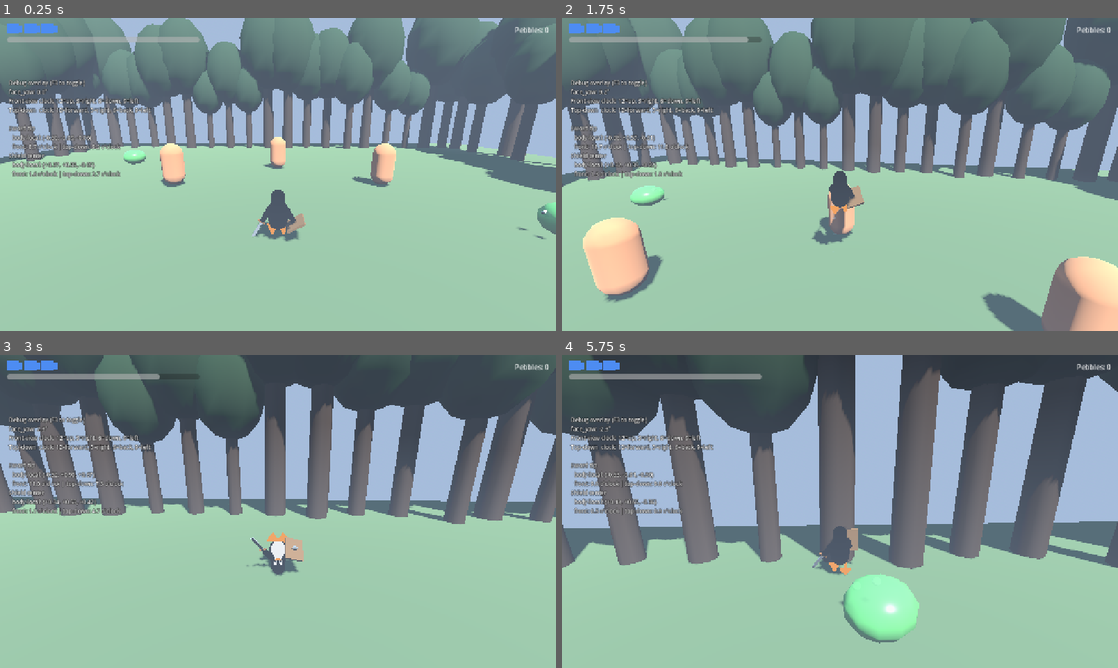
Above: before the commit, frames 1-4 (two rows, left to right).
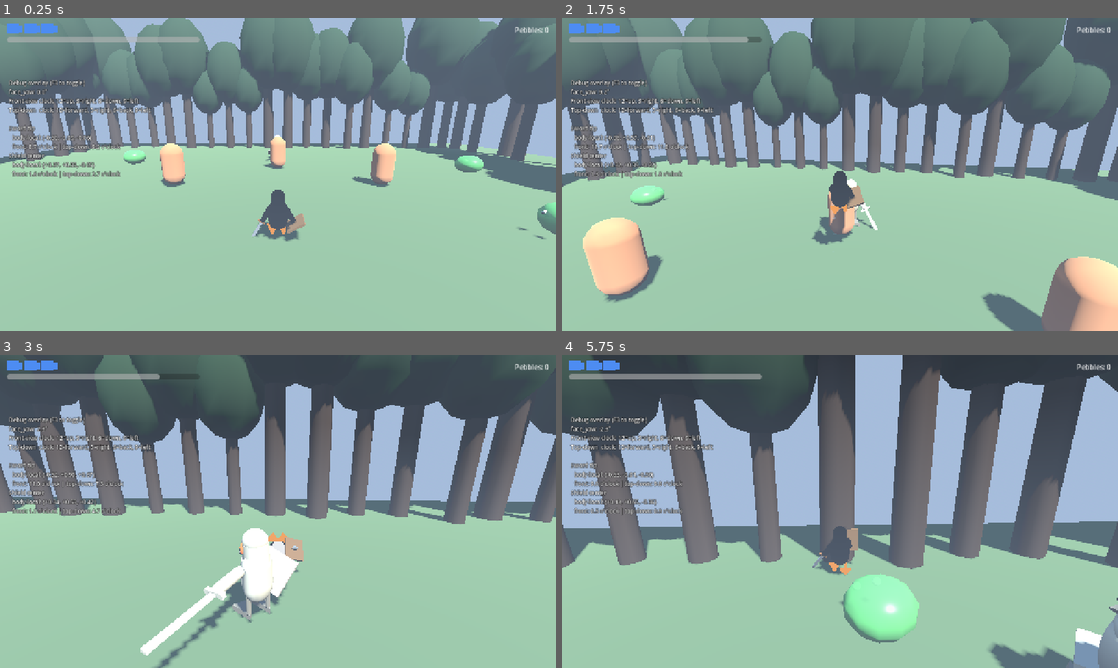
Above: after the commit, the same moments.

Repository: ruapotato/The-Legend-of-Tux
Game: Godot game, scene res://scenes/main.tscn
The game is run twice, just before and just after one commit, with the same random seed, the same clock (stepped at 60 frames per second) and the same inputs.
Inputs (mouse positions are in pixels of both pictures, inside the frame that each line leads up to):
- Up to frame 1 (0.25 s): no input
- Up to frame 2 (1.75 s): tap Enter at 0.5 s; move the mouse to (867, 174) at 0.52 s; press the mouse at (867, 174) at 0.53 s; hold W (move_forward) from 0.53 s (still down); tap Space (jump) at 0.77, 1.52 s; right-click (867, 174) at 0.8 s; move the mouse to (812, 174) at 1.27 s; release the mouse at (812, 174) at 1.28 s; right-click (812, 174) at 1.35 s; click (812, 174) at 1.55 s
- Up to frame 3 (3 s): keep holding W (move_forward); move the mouse to (289, 505) at 2.02 s; press the mouse at (289, 505) at 2.03 s; right-click (289, 505) at 2.3 s; move the mouse to (272, 517) at 2.77 s; release the mouse at (272, 517) at 2.78 s; tap Ctrl (roll) at 2.85 s
- Up to frame 4 (5.75 s): keep holding W (move_forward); tap Space (jump) at 3.02, 3.77, 4.52 s; click (834, 517) at 3.05 s; move the mouse to (878, 514) at 3.52 s; hold Right mouse button (shield) 3.53-4.28 s; move the mouse to (795, 508) at 4.27 s; tap Shift (sprint) at 4.35 s; click (795, 508) at 4.55 s; move the mouse to (845, 511) at 5.02 s; hold Right mouse button (shield) from 5.03 s (still down); tap R at 5.1 s

The runs differ from the first frame. In frame 1, 0.2% of the frame differs, in the area x 47-87%, y 37-50%; in frame 2, 0.2%; in frame 3, 3.3%, in the area x 25-54%, y 55-100%; in frame 4, 1.8%.

Commit message:
Add Bone Knight enemy: skeleton penguin warrior with sword + shield
A larger (1.4×), shielded melee opponent that mirrors the player's
combat options. Uses the same 7-bone Tux rig and TuxAnim, with
material overrides for a bone-white skeletal palette and red glowing
eyes. Sword + shield reparented under arm_r/arm_l at runtime, same
mechanism as the player.

AI states (enemy_bone_knight.gd):
  IDLE      - looking around
  APPROACH  - walks toward player at move_speed
  CIRCLE    - strafes around player at attack range, picking direction
  TELEGRAPH - 0.55s wind-up with overhead chop pose (tells the player
              what's coming)
  SLASH     - lunge forward, sword hitbox active during the swing's
              active window only
  RECOVER   - vulnerable post-swing pause
  DEFEND    - reactive shield raise: fires on the rising edge of the
              player committing to an attack within range, only if
              the knight is roughly facing the player. Lasts 0.55s.
  HURT      - knockback when a hit lands or the player parries
  DEAD      - flatten + despawn

Combat dynamics:
- 8 HP, 2 damage per slash, 5 pebbles on death
- Front-arc shield deflection: hits within ~70° front cone while in
  DEFEND state are ignored and a shield_block sound plays. Hits from
  behind bypass the shield entirely.
- After a successful block, the knight counter-attacks with TELEGRAPH
  (it doesn't just stand there)
- get_knockback() so the player's parry/block can shove it backward
  the same way the blob handles it

Three blobs + one knight in the test arena. Knight at z=-10 across
the floor from the spawn point.

Co-Authored-By: Claude Opus 4.7 (1M context) <noreply@anthropic.com>

Diff:
--- a/godot/scenes/combat_arena.tscn
+++ b/godot/scenes/combat_arena.tscn
@@ -9,6 +9,7 @@
 [ext_resource type="Script" path="res://scripts/timed_gate.gd" id="7_gate"]
 [ext_resource type="PackedScene" uid="uid://btuxblb01" path="res://scenes/enemy_blob.tscn" id="8_blob"]
 [ext_resource type="Script" path="res://scripts/debug_overlay.gd" id="9_debug"]
+[ext_resource type="PackedScene" uid="uid://btuxbnk01" path="res://scenes/enemy_bone_knight.tscn" id="10_knight"]
 
 [sub_resource type="ProceduralSkyMaterial" id="sky_mat"]
 sky_top_color = Color(0.45, 0.62, 0.86, 1)
@@ -192,6 +193,12 @@
 [node name="Blob2" parent="." instance=ExtResource("8_blob")]
 transform = Transform3D(1, 0, 0, 0, 1, 0, 0, 0, 1, -8, 0, -8)
 
+[node name="Blob3" parent="." instance=ExtResource("8_blob")]
+transform = Transform3D(1, 0, 0, 0, 1, 0, 0, 0, 1, 9, 0, -6)
+
+[node name="BoneKnight" parent="." instance=ExtResource("10_knight")]
+transform = Transform3D(1, 0, 0, 0, 1, 0, 0, 0, 1, 0, 0, -10)
+
 [node name="HUD" parent="." instance=ExtResource("2_hud")]
 
 [node name="DebugOverlay" type="CanvasLayer" parent="."]
--- /dev/null
+++ b/godot/scenes/enemy_bone_knight.tscn
@@ -0,0 +1,123 @@
+[gd_scene load_steps=18 format=3 uid="uid://btuxbnk01"]
+
+[ext_resource type="PackedScene" uid="uid://b7tuxrig01" path="res://assets/characters/tux_rig.tscn" id="1_rig"]
+[ext_resource type="Script" path="res://scripts/enemy_bone_knight.gd" id="2_knight"]
+[ext_resource type="Script" path="res://scripts/sword_hitbox.gd" id="3_hitbox"]
+
+[sub_resource type="CapsuleShape3D" id="body_shape"]
+radius = 0.40
+height = 1.40
+
+[sub_resource type="StandardMaterial3D" id="bone_blade_mat"]
+albedo_color = Color(0.88, 0.86, 0.78, 1)
+metallic = 0.35
+roughness = 0.55
+
+[sub_resource type="StandardMaterial3D" id="bone_hilt_mat"]
+albedo_color = Color(0.40, 0.36, 0.30, 1)
+roughness = 0.85
+
+[sub_resource type="BoxMesh" id="blade_mesh"]
+size = Vector3(0.07, 0.62, 0.025)
+
+[sub_resource type="BoxMesh" id="guard_mesh"]
+size = Vector3(0.22, 0.05, 0.05)
+
+[sub_resource type="BoxMesh" id="handle_mesh"]
+size = Vector3(0.05, 0.13, 0.05)
+
+[sub_resource type="BoxShape3D" id="sword_box"]
+size = Vector3(0.12, 0.68, 0.12)
+
+[sub_resource type="StandardMaterial3D" id="shield_wood_mat"]
+albedo_color = Color(0.28, 0.20, 0.13, 1)
+roughness = 0.85
+
+[sub_resource type="StandardMaterial3D" id="shield_metal_mat"]
+albedo_color = Color(0.55, 0.52, 0.46, 1)
+metallic = 0.6
+roughness = 0.50
+
+[sub_resource type="BoxMesh" id="shield_board"]
+size = Vector3(0.50, 0.60, 0.06)
+
+[sub_resource type="SphereMesh" id="shield_boss"]
+radius = 0.09
+height = 0.07
+radial_segments = 10
+rings = 5
+
+[sub_resource type="BoxShape3D" id="hit_shape"]
+size = Vector3(0.95, 1.50, 0.95)
+
+[sub_resource type="StandardMaterial3D" id="bone_blade_emit"]
+albedo_color = Color(0.88, 0.86, 0.78, 1)
+metallic = 0.35
+roughness = 0.55
+emission_enabled = true
+emission = Color(0.40, 0.10, 0.05, 1)
+emission_energy_multiplier = 0.15
+
+[node name="BoneKnight" type="CharacterBody3D"]
+collision_layer = 4
+collision_mask = 1
+script = ExtResource("2_knight")
+max_hp = 8
+
+[node name="BodyShape" type="CollisionShape3D" parent="."]
+transform = Transform3D(1, 0, 0, 0, 1, 0, 0, 0, 1, 0, 0.7, 0)
+shape = SubResource("body_shape")
+
+[node name="Rig" parent="." instance=ExtResource("1_rig")]
+transform = Transform3D(-1.4, 0, 0, 0, 1.4, 0, 0, 0, -1.4, 0, 0, 0)
+
+[node name="Sword" type="Node3D" parent="."]
+transform = Transform3D(1, 0, 0, 0, 1, 0, 0, 0, 1, -0.40, 0.70, 0)
+
+[node name="Blade" type="MeshInstance3D" parent="Sword"]
+transform = Transform3D(1, 0, 0, 0, 1, 0, 0, 0, 1, 0, -0.31, 0)
+mesh = SubResource("blade_mesh")
+surface_material_override/0 = SubResource("bone_blade_emit")
+
+[node name="Guard" type="MeshInstance3D" parent="Sword"]
+transform = Transform3D(1, 0, 0, 0, 1, 0, 0, 0, 1, 0, 0.025, 0)
+mesh = SubResource("guard_mesh")
+surface_material_override/0 = SubResource("bone_hilt_mat")
+
+[node name="Handle" type="MeshInstance3D" parent="Sword"]
+transform = Transform3D(1, 0, 0, 0, 1, 0, 0, 0, 1, 0, 0.085, 0)
+mesh = SubResource("handle_mesh")
+surface_material_override/0 = SubResource("bone_hilt_mat")
+
+[node name="SwordHitbox" type="Area3D" parent="Sword"]
+collision_layer = 16
+collision_mask = 2
+monitoring = false
+script = ExtResource("3_hitbox")
+damage = 2
+
+[node name="Shape" type="CollisionShape3D" parent="Sword/SwordHitbox"]
+transform = Transform3D(1, 0, 0, 0, 1, 0, 0, 0, 1, 0, -0.34, 0)
+shape = SubResource("sword_box")
+
+[node name="Shield" type="Node3D" parent="."]
+transform = Transform3D(1, 0, 0, 0, 1, 0, 0, 0, 1, 0.40, 0.70, 0)
+
+[node name="Board" type="MeshInstance3D" parent="Shield"]
+transform = Transform3D(1, 0, 0, 0, 1, 0, 0, 0, 1, 0, 0, 0.05)
+mesh = SubResource("shield_board")
+surface_material_override/0 = SubResource("shield_wood_mat")
+
+[node name="Boss" type="MeshInstance3D" parent="Shield"]
+transform = Transform3D(1, 0, 0, 0, 1, 0, 0, 0, 1, 0, 0, 0.10)
+mesh = SubResource("shield_boss")
+surface_material_override/0 = SubResource("shield_metal_mat")
+
+[node name="Hitbox" type="Area3D" parent="."]
+collision_layer = 32
+collision_mask = 0
+monitorable = true
+
+[node name="Shape" type="CollisionShape3D" parent="Hitbox"]
+transform = Transform3D(1, 0, 0, 0, 1, 0, 0, 0, 1, 0, 0.75, 0)
+shape = SubResource("hit_shape")
--- /dev/null
+++ b/godot/scripts/enemy_bone_knight.gd
@@ -0,0 +1,392 @@
+extends CharacterBody3D
+
+# Bone Knight — a giant skeleton-penguin warrior. Mirrors the player's
+# combat: sword + shield, swings with a wind-up, raises shield when the
+# player commits to an attack, takes knockback when its block fails.
+#
+# AI states:
+#   IDLE        — standing in place, looking around
+#   APPROACH    — walking toward the player (shield down, normal stance)
+#   CIRCLE      — at attack range, strafing around the player to look for
+#                 an opening
+#   TELEGRAPH   — committing to a swing, sword wound up overhead
+#   SLASH       — lunge forward, sword hitbox active during the active
+#                 window of the swing
+#   RECOVER     — post-swing pause, vulnerable
+#   DEFEND      — reactive shield raise when the player attacks within
+#                 range; blocks only the FRONT arc (hits from behind go
+#                 through). Times out after DEFEND_TIME.
+#   HURT        — knockback when a hit lands. Brief, then back to fighting.
+#   DEAD        — flatten + despawn
+
+const TuxAnim = preload("res://scripts/tux_anim.gd")
+const TuxState = preload("res://scripts/tux_state.gd")
+
+signal died
+
+@export var max_hp: int = 8
+@export var detect_range: float = 12.0
+@export var attack_range: float = 2.5
+@export var circle_range: float = 3.6
+@export var move_speed: float = 2.5
+@export var lunge_speed: float = 9.0
+@export var attack_damage: int = 2
+@export var pebble_reward: int = 5
+
+const KNOCKBACK_SPEED: float = 6.0
+const GRAVITY: float = 24.0
+const TELEGRAPH_TIME: float = 0.55
+const SLASH_DURATION: float = 0.45
+const SLASH_HIT_WINDOW: Vector2 = Vector2(0.10, 0.30)
+const RECOVER_TIME: float = 0.55
+const DEFEND_TIME: float = 0.55
+const HURT_TIME: float = 0.32
+# Block only counts when the attack source is roughly in front of the
+# knight. dot(forward, to_source) > this threshold = inside the front
+# arc. 0.3 is roughly a 70° cone.
+const DEFEND_FACE_DOT: float = 0.3
+
+enum State { IDLE, APPROACH, CIRCLE, TELEGRAPH, SLASH, RECOVER, DEFEND, HURT, DEAD }
+
+var hp: int = 8
+var state: int = State.IDLE
+var state_time: float = 0.0
+var player: Node3D = null
+var circle_dir: int = 1
+var circle_remaining: float = 0.0
+var anim: RefCounted
+var bones: Dictionary = {}
+var _player_was_attacking: bool = false
+
+@onready var rig: Node3D = $Rig
+@onready var sword: Node3D = $Sword
+@onready var shield_node: Node3D = $Shield
+@onready var sword_hitbox: Area3D = $Sword/SwordHitbox
+@onready var hitbox: Area3D = $Hitbox
+
+
+func _ready() -> void:
+    hp = max_hp
+    add_to_group("enemy")
+
+    anim = TuxAnim.new()
+    bones = {
+        "pelvis": rig.get_node("pelvis"),
+        "torso":  rig.get_node("pelvis/torso"),
+        "head":   rig.get_node("pelvis/torso/head"),
+        "arm_l":  rig.get_node("pelvis/torso/arm_l"),
+        "arm_r":  rig.get_node("pelvis/torso/arm_r"),
+        "leg_l":  rig.get_node("pelvis/leg_l"),
+        "leg_r":  rig.get_node("pelvis/leg_r"),
+    }
+    anim.setup(bones)
+
+    # Reparent weapons under the wing pivots so they ride the animation.
+    var arm_r: Node3D = bones["arm_r"]
+    var arm_l: Node3D = bones["arm_l"]
+    remove_child(sword)
+    arm_r.add_child(sword)
+    sword.transform = Transform3D(Basis.IDENTITY, Vector3(-0.07, -0.32, 0))
+    remove_child(shield_node)
+    arm_l.add_child(shield_node)
+    shield_node.transform = Transform3D(Basis(Vector3(1, 0, 0), PI / 2), Vector3(0.07, -0.30, 0))
+
+    _apply_bone_materials()
+
+    var ps := get_tree().get_nodes_in_group("player")
+    if ps.size() > 0:
+        player = ps[0]
+
+    sword_hitbox.target_hit.connect(_on_sword_hit)
+    sword_hitbox.disarm()
+
+
+func _physics_process(delta: float) -> void:
+    state_time += delta
+
+    if state == State.DEAD:
+        if not is_on_floor():
+            velocity.y -= GRAVITY * delta
+            move_and_slide()
+        return
+
+    var to_player := Vector3.ZERO
+    var dist: float = 1e9
+    if player and is_instance_valid(player):
+        to_player = player.global_position - global_position
+        to_player.y = 0.0
+        dist = to_player.length()
+
+    # Reactive shield: when the player COMMITS to an attack within range
+    # and the knight is already facing them, raise the shield. Only fires
+    # on the rising edge of "is attacking" so a held attack doesn't lock
+    # the knight into perma-defend.
+    var p_attack: bool = _player_is_attacking()
+    var p_attack_started: bool = p_attack and not _player_was_attacking
+    _player_was_attacking = p_attack
+
+    if p_attack_started and dist < attack_range * 1.6 and _facing_player(to_player) \
+            and state in [State.IDLE, State.APPROACH, State.CIRCLE, State.RECOVER]:
+        _set_state(State.DEFEND)
+
+    match state:
+        State.IDLE:           _do_idle(delta, to_player, dist)
+        State.APPROACH:       _do_approach(delta, to_player, dist)
+        State.CIRCLE:         _do_circle(delta, to_player, dist)
+        State.TELEGRAPH:      _do_telegraph(delta, to_player, dist)
+        State.SLASH:          _do_slash(delta)
+        State.RECOVER:        _do_recover(delta, dist)
+        State.DEFEND:         _do_defend(delta, to_player, dist)
+        State.HURT:           _do_hurt(delta, dist)
+
+    if not is_on_floor():
+        velocity.y -= GRAVITY * delta
+    else:
+        velocity.y = -1.0
+    move_and_slide()
+    anim.tick(delta)
+
+
+# ---- Per-state handlers ------------------------------------------------
+
+func _do_idle(delta: float, to_player: Vector3, dist: float) -> void:
+    velocity.x = move_toward(velocity.x, 0, 8.0 * delta)
+    velocity.z = move_toward(velocity.z, 0, 8.0 * delta)
+    anim.play("idle")
+    if dist < detect_range:
+        _set_state(State.APPROACH)
+
+
+func _do_approach(delta: float, to_player: Vector3, dist: float) -> void:
+    if dist > detect_range * 1.5:
+        _set_state(State.IDLE)
+        return
+    if dist < circle_range:
+        _begin_circle()
+        return
+    var dir: Vector3 = to_player.normalized()
+    velocity.x = dir.x * move_speed
+    velocity.z = dir.z * move_speed
+    rotation.y = atan2(-dir.x, -dir.z)
+    anim.play("walk")
+
+
+func _do_circle(delta: float, to_player: Vector3, dist: float) -> void:
+    circle_remaining -= delta
+    var to_p: Vector3 = to_player.normalized() if to_player.length_squared() > 1e-6 else Vector3.FORWARD
+    # Strafe perpendicular to player direction.
+    var strafe: Vector3 = Vector3(-to_p.z, 0, to_p.x) * float(circle_dir)
+    velocity.x = strafe.x * move_speed * 0.85
+    velocity.z = strafe.z * move_speed * 0.85
+    rotation.y = atan2(-to_p.x, -to_p.z)
+    anim.play("walk")
+    if circle_remaining <= 0.0:
+        # Mostly attack, occasionally re-approach. Keeps fights varied.
+        if randf() < 0.65:
+            _set_state(State.TELEGRAPH)
+        else:
+            _set_state(State.APPROACH)
+    elif dist > circle_range * 1.4:
+        _set_state(State.APPROACH)
+
+
+func _do_telegraph(delta: float, to_player: Vector3, dist: float) -> void:
+    velocity.x = move_toward(velocity.x, 0, 12.0 * delta)
+    velocity.z = move_toward(velocity.z, 0, 12.0 * delta)
+    if to_player.length_squared() > 1e-6:
+        var dir: Vector3 = to_player.normalized()
+        rotation.y = atan2(-dir.x, -dir.z)
+    anim.play("swing_3")     # overhead chop wind-up
+    if state_time >= TELEGRAPH_TIME:
+        _set_state(State.SLASH)
+
+
+func _do_slash(delta: float) -> void:
+    if state_time >= SLASH_HIT_WINDOW.x and state_time <= SLASH_HIT_WINDOW.y:
+        sword_hitbox.arm()
+        var fwd: Vector3 = Vector3(-sin(rotation.y), 0, -cos(rotation.y))
+        velocity.x = fwd.x * lunge_speed
+        velocity.z = fwd.z * lunge_speed
+    else:
+        sword_hitbox.set_deferred("monitoring", false)
+        velocity.x = move_toward(velocity.x, 0, 18.0 * delta)
+        velocity.z = move_toward(velocity.z, 0, 18.0 * delta)
+    anim.play("swing_1")
+    if state_time >= SLASH_DURATION:
+        _set_state(State.RECOVER)
+
+
+func _do_recover(delta: float, dist: float) -> void:
+    sword_hitbox.set_deferred("monitoring", false)
+    velocity.x = move_toward(velocity.x, 0, 14.0 * delta)
+    velocity.z = move_toward(velocity.z, 0, 14.0 * delta)
+    anim.play("idle")
+    if state_time >= RECOVER_TIME:
+        if dist < detect_range:
+            _begin_circle()
+        else:
+            _set_state(State.IDLE)
+
+
+func _do_defend(delta: float, to_player: Vector3, dist: float) -> void:
+    velocity.x = move_toward(velocity.x, 0, 14.0 * delta)
+    velocity.z = move_toward(velocity.z, 0, 14.0 * delta)
+    if to_player.length_squared() > 1e-6:
+        var dir: Vector3 = to_player.normalized()
+        rotation.y = atan2(-dir.x, -dir.z)
+    anim.play("block_hold")
+    if state_time >= DEFEND_TIME:
+        if dist < attack_range * 1.5:
+            _set_state(State.TELEGRAPH)   # counter-attack after a successful guard
+        elif dist < detect_range:
+            _begin_circle()
+        else:
+            _set_state(State.IDLE)
+
+
+func _do_hurt(delta: float, dist: float) -> void:
+    velocity.x = move_toward(velocity.x, 0, 6.0 * delta)
+    velocity.z = move_toward(velocity.z, 0, 6.0 * delta)
+    anim.play("hurt")
+    if state_time >= HURT_TIME:
+        _set_state(State.APPROACH if dist < detect_range else State.IDLE)
+
+
+# ---- Damage in / out ---------------------------------------------------
+
+func take_damage(amount: int, source_pos: Vector3) -> void:
+    if hp <= 0:
+        return
+    # Front-arc shield block: if defending and the hit came from the
+    # front, deflect with no HP loss.
+    if state == State.DEFEND:
+        var to_src: Vector3 = source_pos - global_position
+        to_src.y = 0
+        if to_src.length() > 0.001:
+            var to_src_dir: Vector3 = to_src.normalized()
+            var fwd: Vector3 = Vector3(-sin(rotation.y), 0, -cos(rotation.y))
+            if fwd.dot(to_src_dir) > DEFEND_FACE_DOT:
+                SoundBank.play_3d("shield_block", global_position)
+                return
+    hp -= amount
+    var away: Vector3 = global_position - source_pos
+    away.y = 0
+    if away.length() > 0.01:
+        away = away.normalized()
+        velocity.x = away.x * KNOCKBACK_SPEED
+        velocity.z = away.z * KNOCKBACK_SPEED
+        velocity.y = 3.0
+    if hp <= 0:
+        _die()
+    else:
+        _set_state(State.HURT)
+
+
+# Called by tux_player when the player parries/blocks the knight's
+# attack. Cancels the knight's swing and tips it backward.
+func get_knockback(direction: Vector3, force: float) -> void:
+    velocity.x = direction.x * force
+    velocity.z = direction.z * force
+    velocity.y = 4.0
+    _set_state(State.HURT)
+
+
+func _die() -> void:
+    state = State.DEAD
+    state_time = 0.0
+    hitbox.monitoring = false
+    hitbox.monitorable = false
+    sword_hitbox.set_deferred("monitoring", false)
+    SoundBank.play_3d("death", global_position)
+    GameState.add_pebbles(pebble_reward)
+    died.emit()
+    var t := create_tween()
+    t.tween_property(rig, "scale", rig.scale * Vector3(1, 0.05, 1), 0.45)
+    t.tween_callback(queue_free)
+
+
+# ---- Helpers -----------------------------------------------------------
+
+func _set_state(new_state: int) -> void:
+    var prev := state
+    state = new_state
+    state_time = 0.0
+    if state != State.SLASH:
+        sword_hitbox.set_deferred("monitoring", false)
+    # Audio cues.
+    if state == State.APPROACH and prev == State.IDLE:
+        SoundBank.play_3d("blob_alert", global_position)
+    elif state == State.TELEGRAPH:
+        SoundBank.play_3d("sword_charge", global_position)
+    elif state == State.SLASH:
+        SoundBank.play_3d("sword_swing", global_position)
+    elif state == State.DEFEND:
+        SoundBank.play_3d("shield_raise", global_position)
+
+
+func _begin_circle() -> void:
+    circle_remaining = randf_range(0.7, 1.4)
+    circle_dir = 1 if randf() > 0.5 else -1
+    _set_state(State.CIRCLE)
+
+
+func _on_sword_hit(_target: Node) -> void:
+    SoundBank.play_3d("sword_hit", global_position)
+
+
+func _player_is_attacking() -> bool:
+    if not player or not is_instance_valid(player):
+        return false
+    if not "state" in player or player.state == null:
+        return false
+    var act: int = player.state.action
+    return act == TuxState.ACT_ATTACK or act == TuxState.ACT_JAB \
+            or act == TuxState.ACT_JUMP_ATTACK or act == TuxState.ACT_SPIN
+
+
+func _facing_player(to_player: Vector3) -> bool:
+    if to_player.length_squared() < 1e-6:
+        return true
+    var fwd: Vector3 = Vector3(-sin(rotation.y), 0, -cos(rotation.y))
+    return fwd.dot(to_player.normalized()) > -0.3   # generous: not turned away
+
+
+# Override the rig's default penguin colors with a bone palette. We keep
+# the rig instance shared with the player so we don't duplicate the
+# scene; runtime material overrides handle the visual variant.
+func _apply_bone_materials() -> void:
+    var bone := StandardMaterial3D.new()
+    bone.albedo_color = Color(0.86, 0.84, 0.76, 1)
+    bone.shading_mode = BaseMaterial3D.SHADING_MODE_PER_VERTEX
+    bone.roughness = 0.85
+    var bone_dark := StandardMaterial3D.new()
+    bone_dark.albedo_color = Color(0.55, 0.52, 0.46, 1)
+    bone_dark.shading_mode = BaseMaterial3D.SHADING_MODE_PER_VERTEX
+    bone_dark.roughness = 0.85
+    var eye := StandardMaterial3D.new()
+    eye.albedo_color = Color(0.95, 0.20, 0.10, 1)
+    eye.emission_enabled = true
+    eye.emission = Color(1.0, 0.30, 0.15)
+    eye.emission_energy_multiplier = 1.8
+    var pupil := StandardMaterial3D.new()
+    pupil.albedo_color = Color(0.05, 0.00, 0.00, 1)
+
+    for n in _all_meshes(rig):
+        var nm: String = n.name
+        if nm in ["EyeL", "EyeR"]:
+            n.material_override = eye
+        elif nm in ["PupilL", "PupilR"]:
+            n.material_override = pupil
+        elif nm in ["Beak", "Beak2", "Foot", "LegMesh"]:
+            n.material_override = bone_dark
+        else:
+            n.material_override = bone
+
+
+func _all_meshes(root: Node) -> Array:
+    var out: Array = []
+    if root is MeshInstance3D:
+        out.append(root)
+    for child in root.get_children():
+        out.append_array(_all_meshes(child))
+    return out
